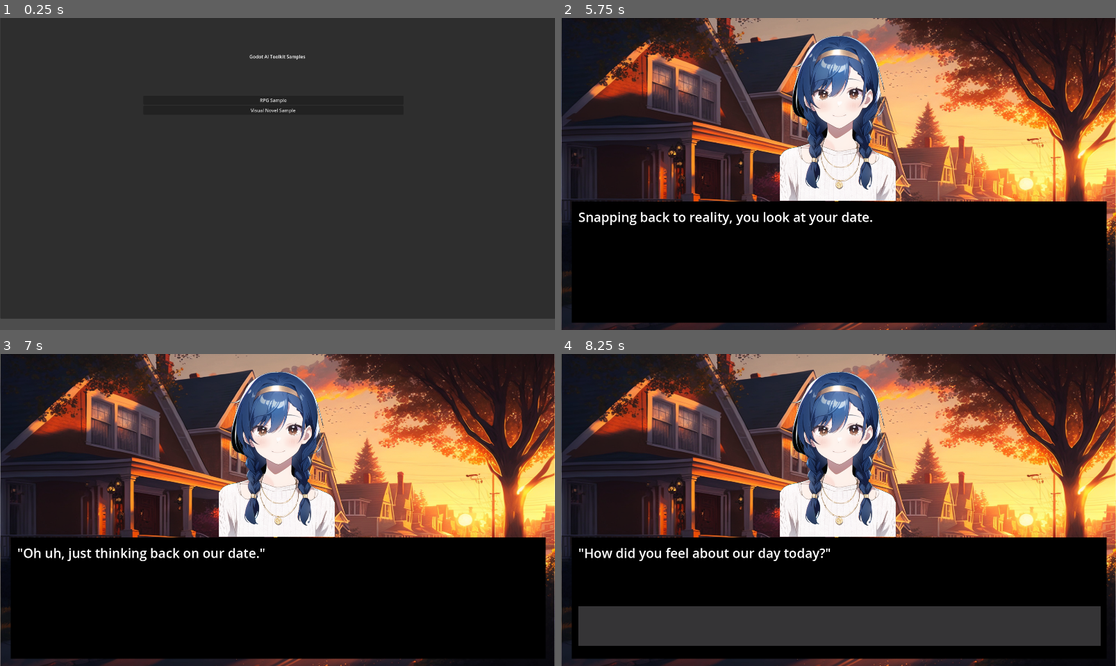
Above: before the commit, frames 1-4 (two rows, left to right).
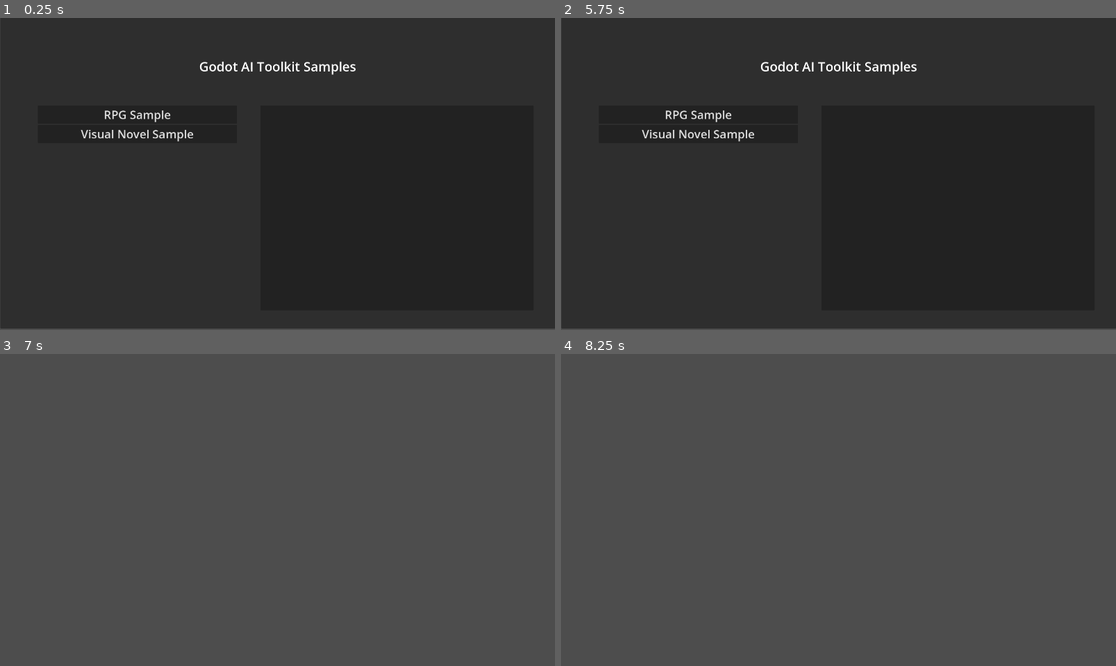
Above: after the commit, the same moments.

Repository: CheesyLaZanya/godot-ai-toolkit
Game: Godot game, scene res://samples/sample_scenes/sample_start.tscn
Two runs of this game, one before a commit and one after it. Both use one fixed random seed, a clock stepped at 60 frames per second and the inputs below.
Inputs (mouse positions are in pixels of both pictures, inside the frame that each line leads up to):
- Up to frame 1 (0.25 s): no input
- Up to frame 2 (5.75 s): click "Visual Novel Sample" at 0.5 s; tap Enter at 1.25, 2.85, 3.5, 4.35, 5 s; hold Enter 1.28-2 s; click (838, 289) at 2.02 s; type "Alex" at 2.1 s; tap Space at 2.75, 4.25 s; hold Enter 3.53-4.28 s; hold Enter from 5.03 s (still down); tap Escape at 5.65 s
- Up to frame 3 (7 s): release Enter at 5.75 s; click (138, 450) at 5.75 s, where only the run after the commit has a clickable "RPG Sample"; tap Space at 6.5 s; tap Enter at 6.6 s
- Up to frame 4 (8.25 s): hold Enter 7.28-8.03 s; tap Enter at 8.1 s

The runs differ from the first frame. In frame 1, 4.1% of the frame differs, in the area x 0-100%, y 11-100%; in frame 2, 87%; in frame 3, 98%; in frame 4, 98%, in the area x 0-100%, y 0-100%.
Error in both runs: Attempt to call function 'store_string' in base 'null instance' on a null instance. (res://addons/ai_toolkit/scripts/parameter_utility.gd:8)

Commit message:
Add escape to leave sample and start improving sample selection screen.

Diff:
--- a/godot-ai-toolkit/samples/sample_scenes/sample_start.tscn
+++ b/godot-ai-toolkit/samples/sample_scenes/sample_start.tscn
@@ -16,19 +16,24 @@
 script = ExtResource("1_8jgpw")
 
 [node name="SampleScreenPanel" type="Panel" parent="."]
-anchors_preset = 15
+layout_mode = 1
+anchors_preset = -1
+anchor_top = 0.0314815
 anchor_right = 1.0
-anchor_bottom = 1.0
+anchor_bottom = 1.03148
 grow_horizontal = 2
 grow_vertical = 2
+metadata/_edit_use_anchors_ = true
 
 [node name="TitleLabel" type="Label" parent="SampleScreenPanel"]
+layout_mode = 1
 anchors_preset = -1
 anchor_left = 0.310547
 anchor_top = 0.109375
 anchor_right = 0.689453
 anchor_bottom = 0.210938
 grow_horizontal = 2
+theme_override_font_sizes/font_size = 45
 text = "Godot AI Toolkit Samples"
 horizontal_alignment = 1
 vertical_alignment = 1
@@ -36,33 +41,45 @@
 
 [node name="ButtonPanel" type="Panel" parent="SampleScreenPanel"]
 self_modulate = Color(1, 1, 1, 0)
+layout_mode = 1
 anchors_preset = -1
-anchor_top = 0.285156
-anchor_right = 1.0
+anchor_top = 0.285185
+anchor_right = 0.495313
 anchor_bottom = 1.0
 grow_horizontal = 2
 grow_vertical = 2
 metadata/_edit_use_anchors_ = true
 
 [node name="SampleButtonVBox" type="VBoxContainer" parent="SampleScreenPanel/ButtonPanel"]
+layout_mode = 1
 anchors_preset = -1
-anchor_left = 0.257813
-anchor_right = 0.726563
-anchor_bottom = 1.0
+anchor_left = 0.136698
+anchor_right = 0.861199
+anchor_bottom = 0.965026
 grow_horizontal = 2
 grow_vertical = 2
 metadata/_edit_use_anchors_ = true
 
 [node name="RPGSampleButton" type="Button" parent="SampleScreenPanel/ButtonPanel/SampleButtonVBox"]
-offset_right = 900.0
-offset_bottom = 31.0
+layout_mode = 2
+theme_override_font_sizes/font_size = 40
 text = "RPG Sample"
 
 [node name="VisualNovelSampleButton" type="Button" parent="SampleScreenPanel/ButtonPanel/SampleButtonVBox"]
-offset_top = 35.0
-offset_right = 900.0
-offset_bottom = 66.0
+layout_mode = 2
+theme_override_font_sizes/font_size = 40
 text = "Visual Novel Sample"
+
+[node name="DescriptionPanel" type="Panel" parent="SampleScreenPanel"]
+layout_mode = 1
+anchors_preset = -1
+anchor_left = 0.46875
+anchor_top = 0.285185
+anchor_right = 0.960938
+anchor_bottom = 0.941667
+grow_horizontal = 2
+grow_vertical = 2
+metadata/_edit_use_anchors_ = true
 
 [connection signal="button_up" from="SampleScreenPanel/ButtonPanel/SampleButtonVBox/RPGSampleButton" to="." method="_on_rpg_sample_button_button_up"]
 [connection signal="button_up" from="SampleScreenPanel/ButtonPanel/SampleButtonVBox/VisualNovelSampleButton" to="." method="_on_visual_novel_sample_button_button_up"]
--- a/godot-ai-toolkit/samples/sample_scenes/sample_visual_novel.tscn
+++ b/godot-ai-toolkit/samples/sample_scenes/sample_visual_novel.tscn
@@ -1,7 +1,8 @@
-[gd_scene load_steps=9 format=3 uid="uid://dmpsaw8ecsd3c"]
+[gd_scene load_steps=10 format=3 uid="uid://dmpsaw8ecsd3c"]
 
 [ext_resource type="Script" path="res://samples/sample_scripts/sample_scene_visual_novel.gd" id="1_3ansm"]
 [ext_resource type="Texture2D" uid="uid://de22plrqgwmr3" path="res://samples/sample_assets/sample_visual_novel/date_backdrop.png" id="1_knrlv"]
+[ext_resource type="Script" path="res://samples/sample_scripts/sample_scene_return.gd" id="1_rwac7"]
 [ext_resource type="Texture2D" uid="uid://cmh1bivalacuc" path="res://samples/sample_assets/sample_visual_novel/date_default.png" id="2_7am6s"]
 [ext_resource type="Texture2D" uid="uid://bm2x787mr7p3y" path="res://samples/sample_assets/sample_visual_novel/date_neutral.png" id="4_1s3s4"]
 [ext_resource type="Texture2D" uid="uid://bjgjkbmfuoepd" path="res://samples/sample_assets/sample_visual_novel/date_positive.png" id="5_en7x7"]
@@ -20,9 +21,10 @@
 anchor_bottom = 1.0
 grow_horizontal = 2
 grow_vertical = 2
+script = ExtResource("1_rwac7")
 
 [node name="Novel Panel" type="Control" parent="."]
-layout_mode = 1
+layout_mode = 3
 anchors_preset = 15
 anchor_right = 1.0
 anchor_bottom = 1.0
@@ -31,7 +33,6 @@
 script = ExtResource("1_3ansm")
 
 [node name="Backdrop Image" type="TextureRect" parent="Novel Panel"]
-layout_mode = 1
 anchors_preset = 15
 anchor_right = 1.0
 anchor_bottom = 1.0
@@ -42,7 +43,6 @@
 
 [node name="Story Panel" type="Panel" parent="Novel Panel"]
 self_modulate = Color(0, 0, 0, 1)
-layout_mode = 1
 anchors_preset = -1
 anchor_left = 0.0190972
 anchor_top = 0.587963
@@ -54,7 +54,6 @@
 metadata/_edit_use_anchors_ = true
 
 [node name="Story Text Label" type="Label" parent="Novel Panel/Story Panel"]
-layout_mode = 1
 anchors_preset = -1
 anchor_left = 0.0126126
 anchor_top = 0.0515873
@@ -68,7 +67,6 @@
 
 [node name="Story Text Input" type="LineEdit" parent="Novel Panel/Story Panel"]
 visible = false
-layout_mode = 1
 anchors_preset = -1
 anchor_left = 0.0124324
 anchor_top = 0.566667
@@ -83,7 +81,6 @@
 
 [node name="Date Image Base" type="TextureRect" parent="Novel Panel"]
 visible = false
-layout_mode = 1
 anchors_preset = -1
 anchor_left = 0.394792
 anchor_top = 0.0314815
@@ -97,7 +94,6 @@
 
 [node name="Date Image Neutral" type="TextureRect" parent="Novel Panel"]
 visible = false
-layout_mode = 1
 anchors_preset = -1
 anchor_left = 0.394792
 anchor_top = 0.0314815
@@ -111,7 +107,6 @@
 
 [node name="Date Image Positive" type="TextureRect" parent="Novel Panel"]
 visible = false
-layout_mode = 1
 anchors_preset = -1
 anchor_left = 0.394792
 anchor_top = 0.0314815
@@ -125,7 +120,6 @@
 
 [node name="Date Image Negative" type="TextureRect" parent="Novel Panel"]
 visible = false
-layout_mode = 1
 anchors_preset = -1
 anchor_left = 0.394792
 anchor_top = 0.0314815
--- /dev/null
+++ b/godot-ai-toolkit/samples/sample_scripts/sample_scene_return.gd
@@ -0,0 +1,5 @@
+extends Node
+
+func _input(ev):
+	if Input.is_key_pressed(KEY_ESCAPE):
+		get_tree().change_scene_to_file("res://samples/sample_scenes/sample_start.tscn")
